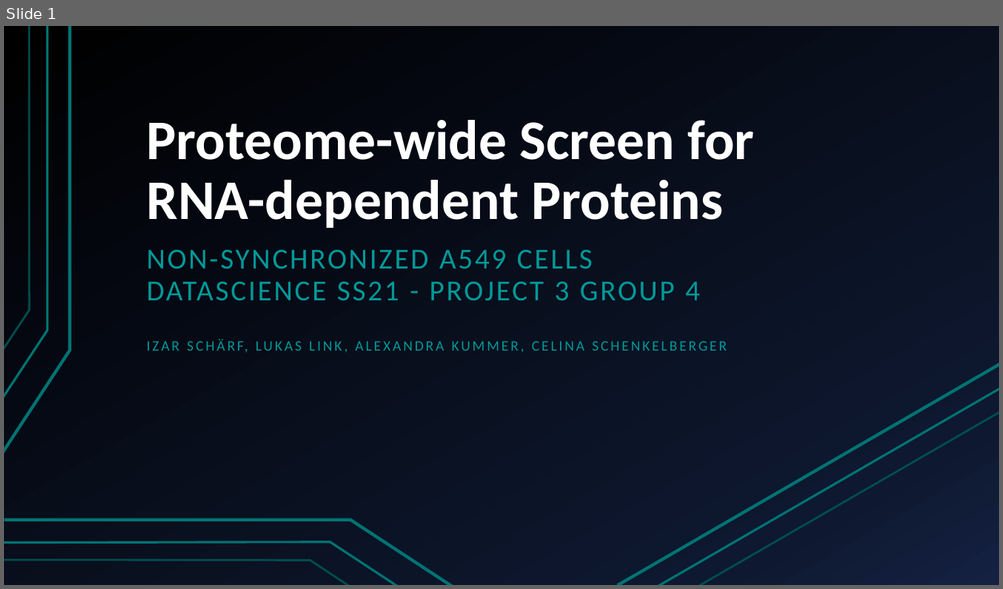
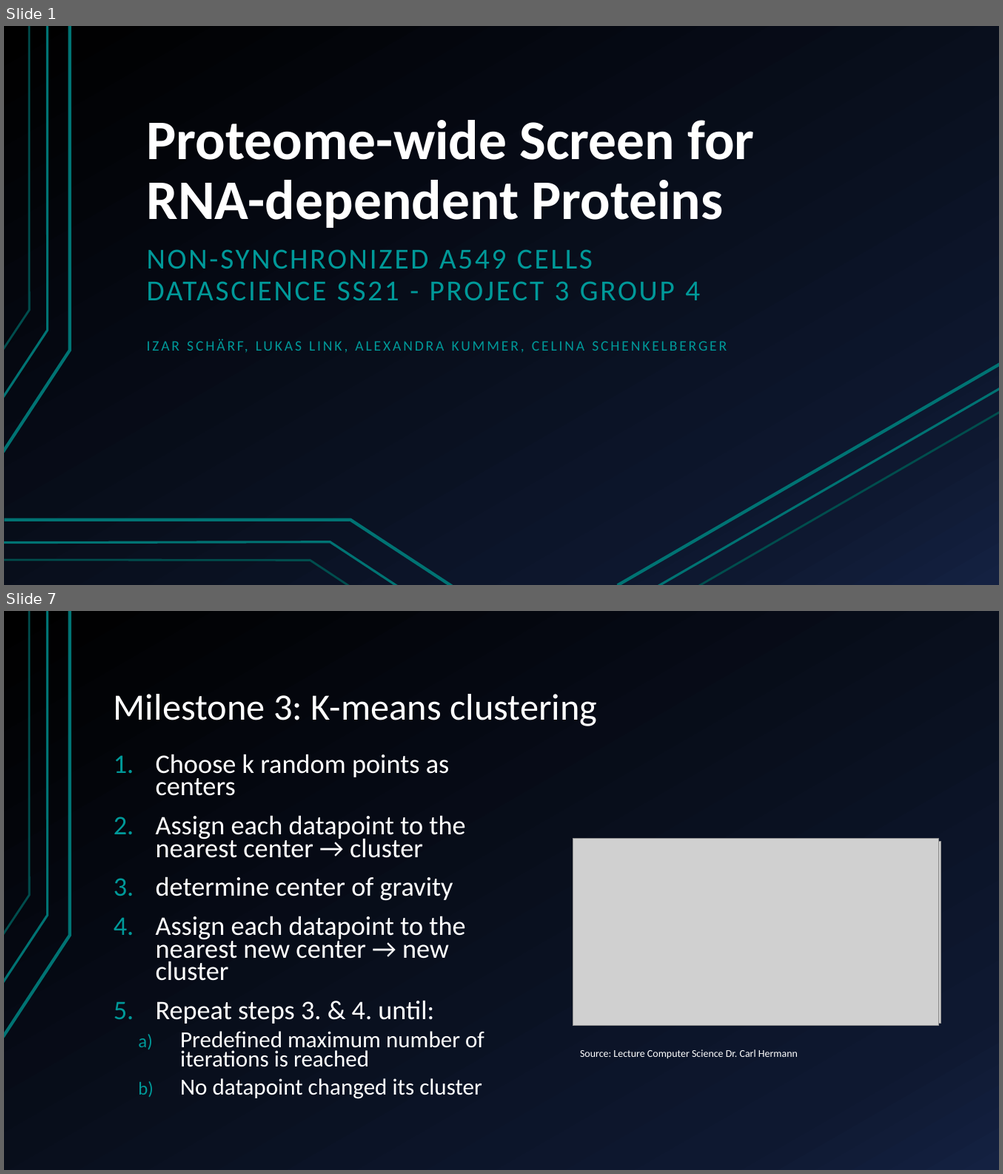
Before and after one commit to AlexandraKummer/2021-topic-03-team-04, a slide deck: Project proposal.pptx. Shown one above the other, each under a label of ours: slide 1 before the commit, slides 1 and 7 after it; the slides between them are not shown. The pictures are 1003x589 and 1003x1174 pixels, drawn with LibreOffice and Linux fonts; fonts in the diff are those of the drawing; grey boxes stand for pictures. Boxes give left, top, right and bottom in pixels: in the first picture for what was removed or moved away, otherwise in the second. Text is boxed around its words. In the diff, an @@ line names an element or a change of style, - is before the commit and + after.

```diff
--- a/Project proposal.pptx
+++ b/Project proposal.pptx
@@ slide 7 added at [4, 611, 999, 1170], background gradient #000000 to #0F1931 to #142242; not listed: 3 template elements that a slide beside it also shows @@
@@ title added at [114, 694, 597, 726], 36 pt, text #FFFFFF @@
+Milestone 3: K-means clustering
@@ text added at [156, 754, 484, 1099], 25.9 pt, text #FFFFFF @@
+1. Choose k random points as centers
+2. Assign each datapoint to the nearest center → cluster
+3. determine center of gravity
+4. Assign each datapoint to the nearest new center → new cluster
+5. Repeat steps 3. & 4. until:
+  a) Predefined maximum number of iterations is reached
+  b) No datapoint changed its cluster
@@ picture added at [572, 839, 938, 1026] @@
@@ picture added at [574, 843, 939, 1022] @@
@@ picture added at [575, 842, 940, 1024] @@
@@ text added at [580, 1050, 797, 1059], 10 pt, text #FFFFFF @@
+Source: Lecture Computer Science Dr. Carl Hermann
```
Also in this commit, not shown: 4 slides changed, 6 other slides added, 6 slides removed.
